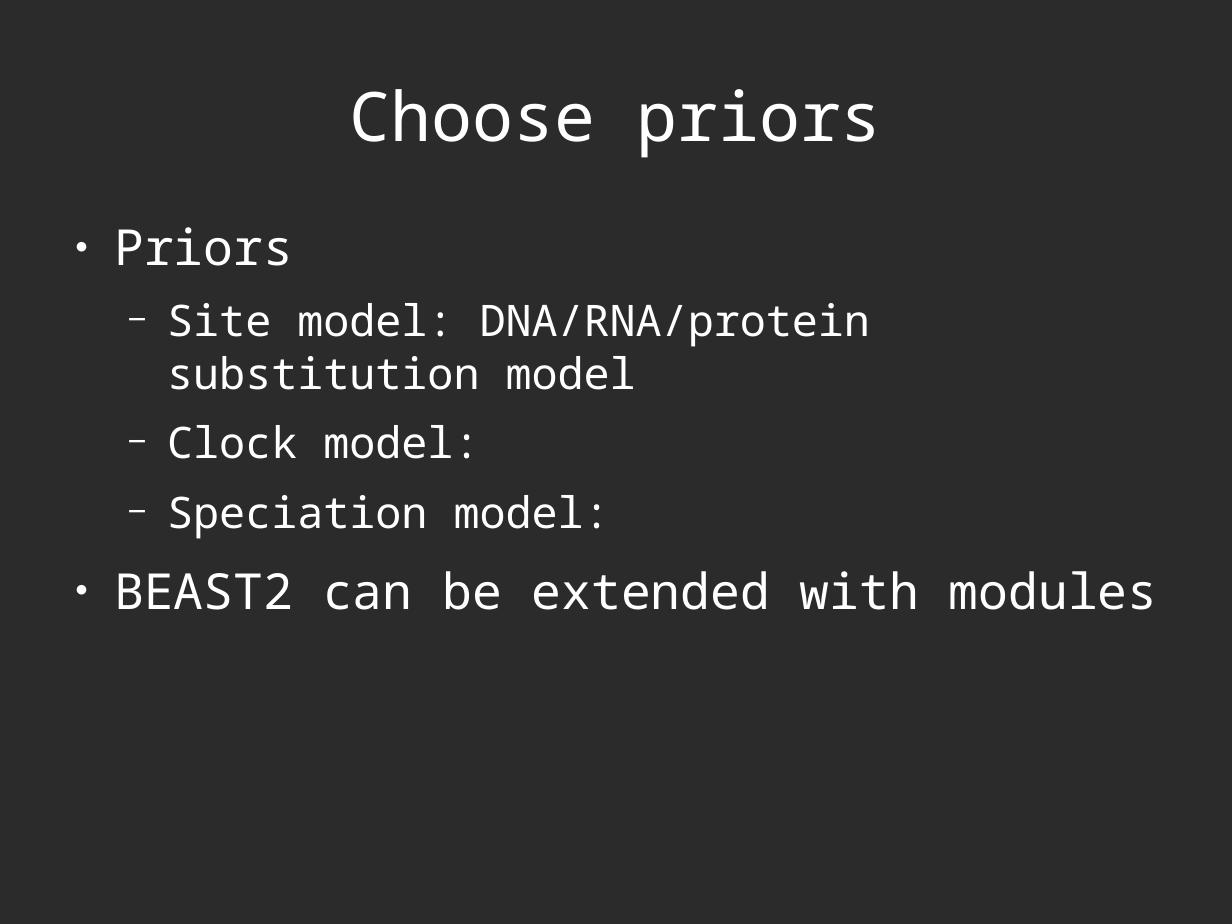
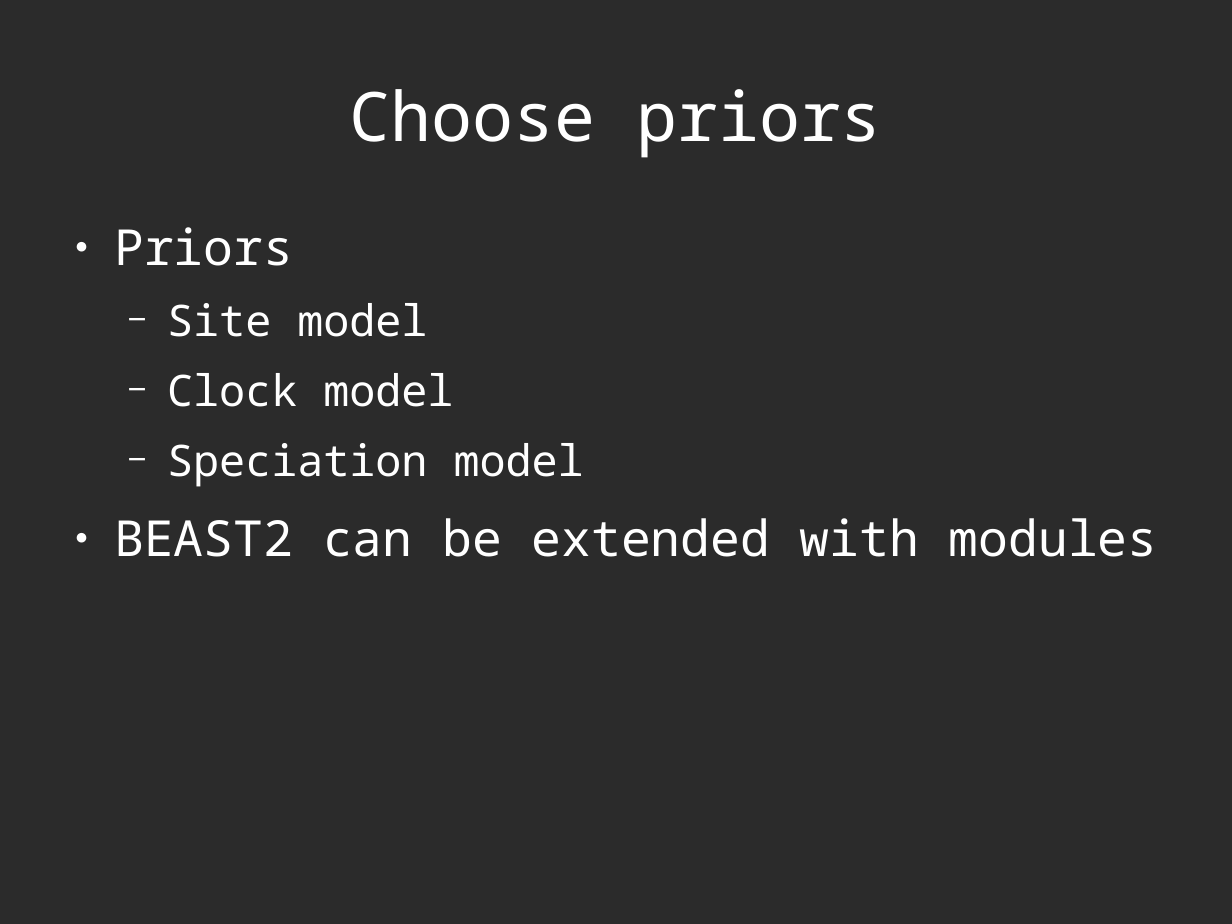
Before and after one commit to richelbilderbeek/Science, a slide deck: slide 8 of Bilderbeek2016Beast/Beast2.odp. Drawn at 1232x924 pixels with LibreOffice and Linux fonts; fonts in the diff are those of the drawing; background and template pictures are left out; a plain dark background stands for a picture behind light text. Boxes give left, top, right and bottom in pixels: in the first picture for what was removed or moved away, otherwise in the second. Text is boxed around its words. In the diff, an @@ line names an element or a change of style, - is before the commit and + after.

```diff
--- a/Bilderbeek2016Beast/Beast2.odp
+++ b/Bilderbeek2016Beast/Beast2.odp
@@ text at bbox=[167, 303, 584, 487]: text changed @@
-  − Site model: DNA/RNA/protein substitution model
-  − Clock model:
-  − Speciation model:
+  − Site model
+  − Clock model
+  − Speciation model
```
Also in this commit, not shown: 8 other slides changed, 2 slides added, 1 slide removed, 3 other files.
